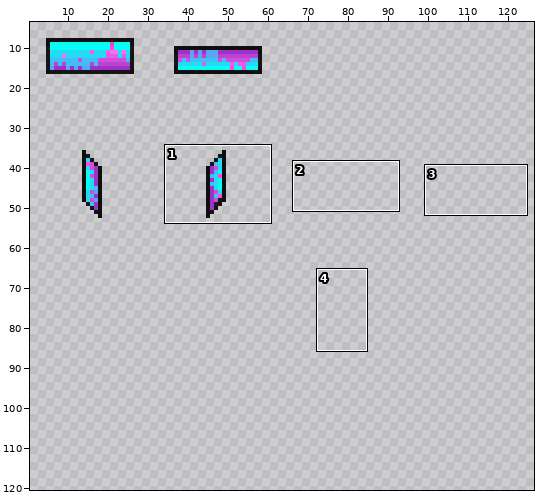
Two versions of one sprite sheet, Resources/Textures/_NF/Structures/Machines/computers.rsi/contraband.png. The picture above shows the old version from afar; the outline marks the close-up.
Close-up. Before the edit:
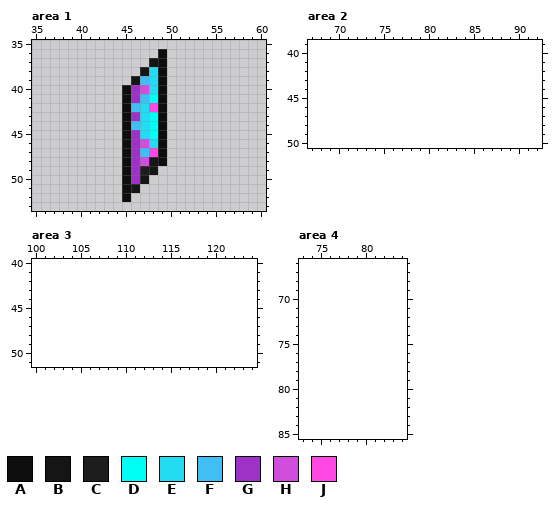
The file is 64x64 pixels. Colours within 5 levels of each other are drawn and written as one. Shown: area 1: x 35..60, y 35..53; area 2: x 67..92, y 39..50; area 3: x 100..124, y 40..51; area 4: x 73..84, y 66..85. The old version is drawn lined up with the new one, on the new canvas. The wide view leaves out empty margins. The commit also changed other parts of the picture, which this record leaves out.
Palette (. is transparent): A #0e0e0e  B #151515  C #1d1d1d  D #00fff5  E #23dcf4  F #41bef3  G #9e32c7  H #cf4fdc  J #ff47e2
Pixels before, area 1, first column x 45:
36 ....A
37 ...BA
38 ..BEA
39 .BFEA
40 AGHEA
41 AGFDA
42 AFEJA
43 AGEDA
44 AFEDA
45 AGEDA
46 AGHEA
47 AGFJA
48 AGHBA
49 AGCB.
50 AGB..
51 AB...
52 A....
After:
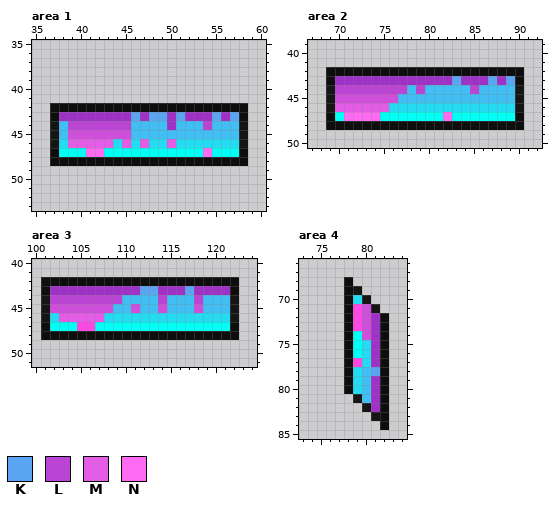
Colours new in this view: K #5ba4f2  L #bc44d4  M #e55ce6  N #ff6bf2
Edits made:
canvas 64x64 -> 128x128
Changed rows in their new state; - is an unchanged pixel.
Area 1:
first column x 37:
36 ------------.---------
37 -----------..---------
38 ----------...---------
39 ---------....---------
40 --------.....---------
41 --------.....---------
42 AAAAAAAA-AAA-AAAAAAAAA
43 AGGGGGGGGKGKKGKGGGKGKA
44 BFLLLLLLL-FFFGFFFLFFFB
45 BFHHHHHHHFFFFFFFFFFFFB
46 BEMMMMMEMEM-EMEEEEEEEB
47 ADDDNNDDDDDDDDDDDNDDDA
48 AAAAAAAA-AAA-AAAAAAAAA
49 --------....----------
50 --------...-----------
51 --------..------------
52 --------.-------------
Area 2:
first column x 69:
42 AAAAAAAAAAAAAAAAAAAAAA
43 AGGGGGGGGGGGGGKGGGKGKA
44 BLLLLLLLLFLFFFFFLFFFFB
45 BHHHHHHHFFFFFFFFFFFFFB
46 BMMMMMMEEEEEEEEEEEEEEB
47 ADNNNNDDDDDDDNDDDDDDDA
48 AAAAAAAAAAAAAAAAAAAAAA
Area 3:
first column x 101:
42 AAAAAAAAAAAAAAAAAAAAAA
43 AGGGGGGGGGGKKGGGKGGGGA
44 BLLLLLLLLFFFFLFFFLFFFB
45 BHHHHHHHFFHFFHFFFHFFFB
46 BEMMMMMEEEEEEEEEEEEEEB
47 ADDDJJDDDDDDDDDDDDDDDA
48 AAAAAAAAAAAAAAAAAAAAAA
Area 4:
first column x 78:
68 A----
69 AB---
70 AEB--
71 AJHB-
72 AJHGA
73 AJHGA
74 ADHGA
75 ADEGA
76 ADEGA
77 AJEGA
78 AEFKA
79 AEFGA
80 AEFGA
81 -BFGA
82 --BGA
83 ---BA
84 ----A
